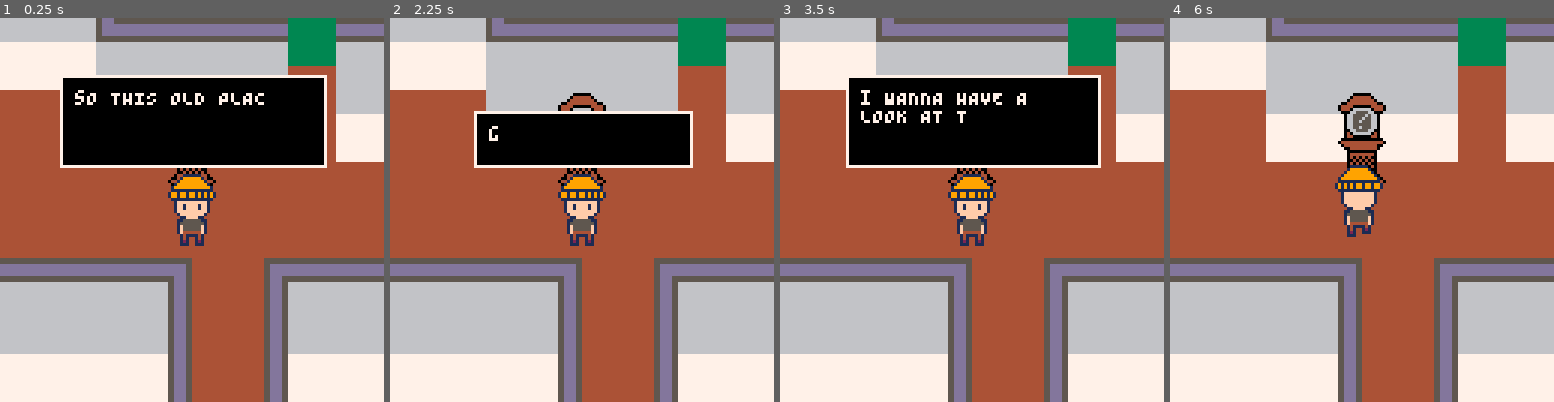
Above: before the commit, frames 1-4 (left to right).
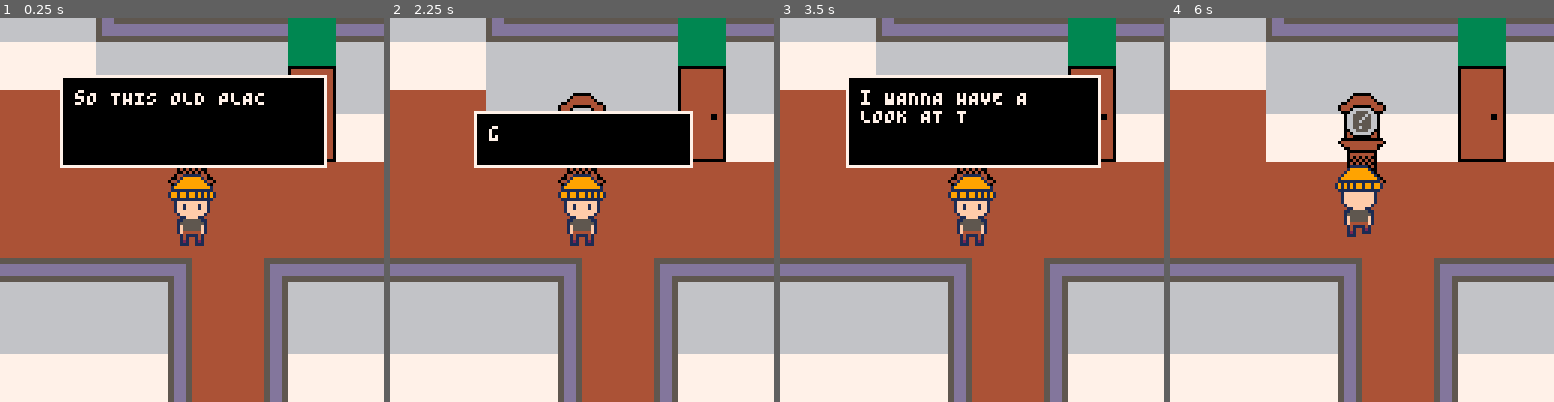
Above: after the commit, the same moments.

Repository: PaoloPortugal/one-last-visit
Game: PICO-8 cartridge mini-jam.p8
Two runs of this game, one before a commit and one after it. Both use one fixed random seed, a clock stepped at 60 frames per second and the inputs below.
Inputs:
- Up to frame 1 (0.25 s): no input
- Up to frame 2 (2.25 s): tap O (Z key) at 0.33, 0.7, 1.43, 2.22 s; hold Left from 1.97 s (still down)
- Up to frame 3 (3.5 s): release Left at 2.37 s; hold Down 2.42-2.82 s; hold Right from 2.87 s (still down); tap O (Z key) at 3.1 s
- Up to frame 4 (6 s): release Right at 3.53 s; hold Up 3.58-4.08 s; tap O (Z key) at 3.98, 4.87, 5.75 s; hold Right 4.13-4.53 s; hold Down 4.58-5.08 s; hold Left 5.13-5.8 s; hold Up from 5.85 s (still down)

The runs differ from the first frame. In frame 1, 0.3% of the frame differs, in the area x 75-88%, y 12-38%; in frame 2, 0.5%; in frame 3, 0.3%; in frame 4, 0.6%.

Commit message:
Game is playable start to finish, win condition and everything

Diff:
--- a/entities.lua
+++ b/entities.lua
@@ -30,11 +30,6 @@
     }
 }
 
-flags={
-    solid=0,
-    barrier=7
-}
-
 -- the player and camera logic are taken and adapted from the advanced micro platformer - starting kit by @matthughson
 -- it can be found here: https://www.lexaloffle.com/bbs/?tid=28793
 
@@ -63,6 +58,12 @@
         first_timeshift=true,
 
         second_timeshift=false,
+
+        entered_backyard=false,
+
+        can_win=false,
+
+        pantry_seen=false,
 
         inventory={},
 
@@ -116,6 +117,25 @@
             end
             self:handle_horizontal_movement()
             self:handle_vertical_movement()
+            if flr(self.y/8)==15 and (flr(self.x/8)==28 or flr(self.x/8)==29) then
+                if not self.entered_backyard then
+                    spawn_dialogue(player.x,player.y-16,"Hmm, I should probably fix this place up before I leave")
+                    self.entered_backyard=true
+                elseif not self.can_win and (present_flower_patch.dead and present_seesaw.dead) then
+                    spawn_dialogue(player.x,player.y-16,"Everything seems to be much better now, I guess it's time to leave")
+                    self.can_win=true
+                    for x=24,26 do
+                        for y=25,30 do
+                            mset(x,y,173)
+                        end
+                    end
+                end
+            end
+
+            if self.can_win and (flr(self.y/8)==29 and (flr(self.x/8)==24 or flr(self.x/8)==25 or flr(self.x/8)==26)) then
+                win()
+            end
+
             self:handle_animations()
         end,
 
@@ -228,8 +248,8 @@
             local offset=6
             local y_base=self.y+10
             for i=-2,2,2 do -- only check bottom 4 pixels vertically
-                if self.dx>0 and (fget(mget((self.x+(offset))/8,(y_base+i)/8),flags.solid) or fget(mget((self.x+(offset))/8,(y_base+i)/8),flags.barrier)) then return true,1
-                elseif self.dx<0 and (fget(mget((self.x-(offset))/8,(y_base+i)/8),flags.solid) or fget(mget((self.x-(offset))/8,(y_base+i)/8),flags.barrier)) then return true,-1 end
+                if self.dx>0 and (fget(mget((self.x+(offset))/8,(y_base+i)/8),0) or fget(mget((self.x+(offset))/8,(y_base+i)/8),7)) then return true,1
+                elseif self.dx<0 and (fget(mget((self.x-(offset))/8,(y_base+i)/8),0) or fget(mget((self.x-(offset))/8,(y_base+i)/8),7)) then return true,-1 end
             end
             return false,nil -- didnt hit a solid tile
         end,
@@ -238,8 +258,8 @@
             local offset=2
             local y_base=self.y+10
             for i=-(self.w/3),(self.w/3),2 do
-                if self.dy<0 and (fget(mget((self.x+i)/8,(y_base-(offset))/8),flags.solid) or fget(mget((self.x+i)/8,(y_base-(offset))/8),flags.barrier)) then return true,-1
-                elseif self.dy>=0 and (fget(mget((self.x+i)/8,(y_base+(offset))/8),flags.solid) or fget(mget((self.x+i)/8,(y_base+(offset))/8),flags.barrier)) then return true,1 end
+                if self.dy<0 and (fget(mget((self.x+i)/8,(y_base-(offset))/8),0) or fget(mget((self.x+i)/8,(y_base-(offset))/8),7)) then return true,-1
+                elseif self.dy>=0 and (fget(mget((self.x+i)/8,(y_base+(offset))/8),0) or fget(mget((self.x+i)/8,(y_base+(offset))/8),7)) then return true,1 end
             end
             return false,nil -- didnt hit a solid tile
         end,
@@ -450,8 +470,8 @@
         check_solid_vertical=function(self)
             local offset=self.h/2
             for i=-(self.w/3),(self.w/3),2 do
-                if self.dy<0 and (fget(mget((self.x+i)/8,(self.y-(offset))/8),flags.solid) or fget(mget((self.x+i)/8,(self.y-(offset))/8),flags.barrier)) then return true,-1
-                elseif self.dy>=0 and (fget(mget((self.x+i)/8,(self.y+(offset))/8),flags.solid) or fget(mget((self.x+i)/8,(self.y+(offset))/8),flags.barrier)) then return true,1 end
+                if self.dy<0 and (fget(mget((self.x+i)/8,(self.y-(offset))/8),0) or fget(mget((self.x+i)/8,(self.y-(offset))/8),7)) then return true,-1
+                elseif self.dy>=0 and (fget(mget((self.x+i)/8,(self.y+(offset))/8),0) or fget(mget((self.x+i)/8,(self.y+(offset))/8),7)) then return true,1 end
             end
             return false,nil -- didnt hit a solid tile
         end,
@@ -460,8 +480,8 @@
             if self.x<=7 then return true end
             local offset=self.w/2
             for i=-(self.w/3),(self.w/3),2 do
-                if self.dx>0 and (fget(mget((self.x+(offset))/8,(self.y+i)/8),flags.solid) or fget(mget((self.x+(offset))/8,(self.y+i)/8),flags.barrier)) then return true,1
-                elseif self.dx<0 and (fget(mget((self.x-(offset))/8,(self.y+i)/8),flags.solid) or fget(mget((self.x-(offset))/8,(self.y+i)/8),flags.barrier)) then return true,-1 end
+                if self.dx>0 and (fget(mget((self.x+(offset))/8,(self.y+i)/8),0) or fget(mget((self.x+(offset))/8,(self.y+i)/8),7)) then return true,1
+                elseif self.dx<0 and (fget(mget((self.x-(offset))/8,(self.y+i)/8),0) or fget(mget((self.x-(offset))/8,(self.y+i)/8),7)) then return true,-1 end
             end
             return false,nil -- didnt hit a solid tile
         end,
@@ -745,14 +765,24 @@
 
             interact=function(self)
                 if player:has_item("paper") then
-                    spawn_dialogue(player.x,player.y-16,{"Alright, I'll write grandma a reminder to get the construction company to begin work on that pantry earlier","Aaaand...","Done!","I really hope this works..."})
-                    make_pantry()
-                    player.interacting=false
-                    self.interacting=false
-                    self.dead=true
-                    player:remove_item("paper")
+                    if player.pantry_seen then
+                        spawn_dialogue(player.x,player.y-16,{"Alright, I'll write grandma a reminder to get the construction company to begin work on that pantry earlier","Aaaand...","Done!","I really hope this works..."})
+                        make_pantry()
+                        player.interacting=false
+                        self.interacting=false
+                        self.dead=true
+                        player:remove_item("paper")
+                    else
+                        spawn_dialogue(player.x,player.y-16,"I could write something here, but what?")
+                        player.interacting=false
+                        self.interacting=false
+                    end
                 else
-                    spawn_dialogue(player.x,player.y-16,"If I had some paper I could write grandma a reminder to get the construction company to begin work on the pantry earlier")
+                    if player.pantry_seen then
+                        spawn_dialogue(player.x,player.y-16,"If I had some paper I could write grandma a reminder to get the construction company to begin work on the pantry earlier")
+                    else
+                        spawn_dialogue(player.x,player.y-16,"If I had some paper I guess I could write something here, but what?")
+                    end
                     player.interacting=false
                     self.interacting=false
                 end
@@ -1044,6 +1074,31 @@
     return s
 end
 
+function make_pantry_blockade(s_x, s_y)
+        local s={
+            x=s_x,
+            y=s_y,
+            w=8, -- width
+            h=8, -- height
+
+            interactable=true,
+            interacting=false,
+            dead=false,
+
+            interact=function(self)
+                spawn_dialogue(player.x,player.y-16,{"Wait... There's supposed to be a pantry here!", "It was unfinished, but I was hoping the construction company wouldn't just abandon it...", "They didn't even bother painting the wall the right!"})
+                player.pantry_seen=true
+                player.interacting=false
+                self.interacting=false
+            end,
+
+            update=function(self) end,
+
+            draw=function(self) end,
+        }
+    return s
+end
+
 function make_camera(target)
 -- creates a new camera
     local c=
--- a/mini-jam.p8
+++ b/mini-jam.p8
@@ -76,9 +76,9 @@
     local paper=make_giver(107*8,23*8-4,"paper")
     local desk=make_desk(65*8,18*8)
     local plant=make_plant(65*8,22*8)
-    pantry_blockade=make_talkative(42*8,15*8,{"Wait... There's supposed to be a pantry here!", "It was unfinished, but I was hoping the construction company wouldn't just abandon it...", "They didn't even bother painting the wall the right!"})
+    pantry_blockade=make_pantry_blockade(42*8,15*8)
     local past_seesaw=make_talkative(82*8,9*8,"Grandpa and I used to play here all the time, no wonder his hips hurt so much whenever I came over!")
-    local present_seesaw=make_seesaw(21*8,9*8)
+    present_seesaw=make_seesaw(21*8,9*8)
     past_sink=make_sink(109*8,16*8)
     present_sink=make_sink(48*8,16*8)
     local fridge=make_talkative(98*8,16*8,"Full of fresh groceries!")
@@ -121,6 +121,10 @@
         if obj.dead then del(objects,obj) end
         obj:update()
     end
+end
+
+function win()
+    stop()
 end
 
 __gfx__
@@ -270,13 +274,13 @@
 000000003d3b3b3b3b3b3b3b3c44443a3e4747474747474747474747474747444444477d2f2f2f2f2f1f54542f2f2f2f2f2f2f2f2f3900000000000000000000003d3b3b3b3b3b3b3b3c44443a3e474747474747474747474747474744444447392f2f2f2f2f1f1f1f2f2f2f2f2f2f2f2f2f3900000000000000000000000000
 3a3b3b3b0f3b3b3b3b3b3b3b3e44443d0f3b3b3b7f47474747474747474747444444477d2f2f2f2f2f1f54542f2f2f2f2f2f2f2f2f39000000000000003a3b3b3b0f3b3b3b3b3b3b3b3e44443d0f3b3b3b7f4747474747474747474744444447392f2f2f2f2f1f1f1f2f2f2f2f2f2f2f2f2f3900000000000000000000000000
 391f1f1f1f1f1f1f1f1f1f1f1f44441f1f2f2f2f7d4747474747474747474744444447391f1f1f1f1f1f54541f1f1f1f1f1f1f1f1f3900000000000000391f1f1f1f1f1f1f1f1f1f1f1f44441f1f2f2f2f7d4747474747474747474744444447391f48491f1f1f1f1f1f1f1f1f1f1f1f1f1f3900000000000000000000000000
-391f2f2f2f2f2f2f2f2f2f2f1f44441f1f2f2f2f7d474747474747474747474747474739464646464646545446464646c9ca4646463900000000000000391f2f2f2f2f2f2f2f2f2f2f1f44441f1f2f2f2f7d474747474747474747474747474739465859464646464646464646c9ca4646463900000000000000000000000000
-391f1f1f1f1f1f1f1f1f1f1f1f44441f1f1f1f1f3d3b3b3b3b3b3b3b47473b3b3b3b3b3e46464646464654544646c7c8d9dae7e8463900000000000000391f1f1f1f1f1f1f1fc3c41f1f44441f1f1f1f1f3d3b3b3b3b3b3b3b47473b3b3b3b3b3e46686946464646464646c7c8d9dae7e8463900000000000000000000000000
-39464646464646464646464646444446464646461f2f2f2f2f2f2f2f47472f2f2f2f2f1f44444444444444444444d7d8e9eaf7f8443900000000000000394646464646464646d5d64646444446464646461f2f2f2f2f2f2f2f47472f2f2f2f2f1f44787944444444444444d7d8e9eaf7f8443900000000000000000000000000
-39464646464646464646464646444446464646461f2f2f2f2f2f2f2f44442f2f2f2f2f1f44444444444444444444444444444444443900000000000000394646cbcccd464646e5e64646444446464646461f2f2f2f2f2f2f2f44442f2f2f2f2f1f44444444444444444444444444444444443900000000000000000000000000
-39444444444444444444444444444444444444441f1f1fc0c11f1f1f44441f1f1f1f1f1f44444444444444444444444444444444443900000000000000394444dbdcdd444444f5f64444444444444444441f1f1fc0c11f1f1f44441f1f1f1f1f1f44444444444444444444444444444444443900000000000000000000000000
-3944444444444444444444444444444444444444464646d0d14646464444464646464646444444444444444444444444444444444439000000000000003944444444444444444444444444444444444444464646d0d1464646444446464646464544444444444444444444444444444444443900000000000000000000000000
-3944444444444444444444444444444444444444464646e0e14646464444464646464646444444444444444444444444444444444439000000000000003944444444444444444444444444444444444444464646e0e1464646444446464646465544444444444444444444444444444444443900000000000000000000000000
+391f2f2f2f2f2f2f2f2f2f2f1f44441f1f2f2f2f7d474747474747474747474747474739464646464646545446464646c9ca4646463900000000000000391f2f2f2f2f2f2f2f2f2f2f1fcecf1f1f2f2f2f7d474747474747474747474747474739465859464646464646464646c9ca4646463900000000000000000000000000
+391f1f1f1f1f1f1f1f1f1f1f1f44441f1f1f1f1f3d3b3b3b3b3b3b3b47473b3b3b3b3b3e46464646464654544646c7c8d9dae7e8463900000000000000391f1f1f1f1f1f1f1fc3c41f1fdedf1f1f1f1f1f3d3b3b3b3b3b3b3b47473b3b3b3b3b3e46686946464646464646c7c8d9dae7e8463900000000000000000000000000
+39464646464646464646464646444446464646461f2f2f2f2f2f2f2f47472f2f2f2f2f1f44444444444444444444d7d8e9eaf7f8443900000000000000394646464646464646d5d64646eeef46464646461f2f2f2f2f2f2f2f47472f2f2f2f2f1f44787944444444444444d7d8e9eaf7f8443900000000000000000000000000
+39464646464646464646464646444446464646461f2f2f2f2f2f2f2fcecf2f2f2f2f2f1f44444444444444444444444444444444443900000000000000394646cbcccd464646e5e64646feff46464646461f2f2f2f2f2f2f2fcecf2f2f2f2f2f1f44444444444444444444444444444444443900000000000000000000000000
+39444444444444444444444444444444444444441f1f1fc0c11f1f1fdedf1f1f1f1f1f1f44444444444444444444444444444444443900000000000000394444dbdcdd444444f5f64444444444444444441f1f1fc0c11f1f1fdedf1f1f1f1f1f1f44444444444444444444444444444444443900000000000000000000000000
+3944444444444444444444444444444444444444464646d0d1464646eeef464646464646444444444444444444444444444444444439000000000000003944444444444444444444444444444444444444464646d0d1464646eeef46464646464544444444444444444444444444444444443900000000000000000000000000
+3944444444444444444444444444444444444444464646e0e1464646feff464646464646444444444444444444444444444444444439000000000000003944444444444444444444444444444444444444464646e0e1464646feff46464646465544444444444444444444444444444444443900000000000000000000000000
 3944444444444444444444444444444444444444444444f0f1444444444444444444444444444444444444444444444444444444443900000000000000394d4e5657444444444444444444444444444444444444f0f1444444444444444444444444444444444444444444444444444444443900000000000000000000000000
 39444444444444444444444444444444444444444444444444444444444444444444444444444444444444444444444444444444443900000000000000395d5e666744444444444444444444444444444444444444444444444444444444444444444444444444444488898a8b44444444443900000000000000000000000000
 39444444444444444444444444444444444444444444444444444444444444444444444444444444444444444444444444444444443900000000000000396d6e767744444444444444444444444444444444444444444444444444444444444444444444444444444498999a9b44444444443900000000000000000000000000
